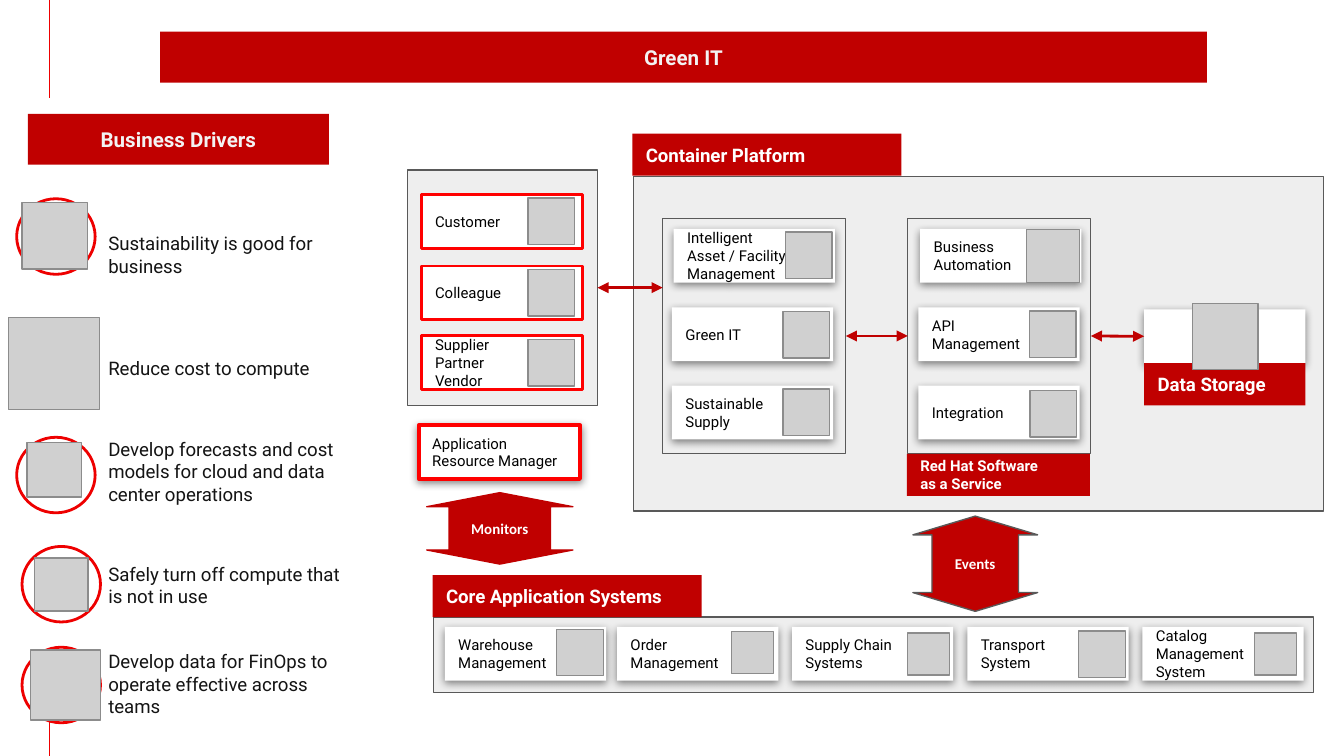
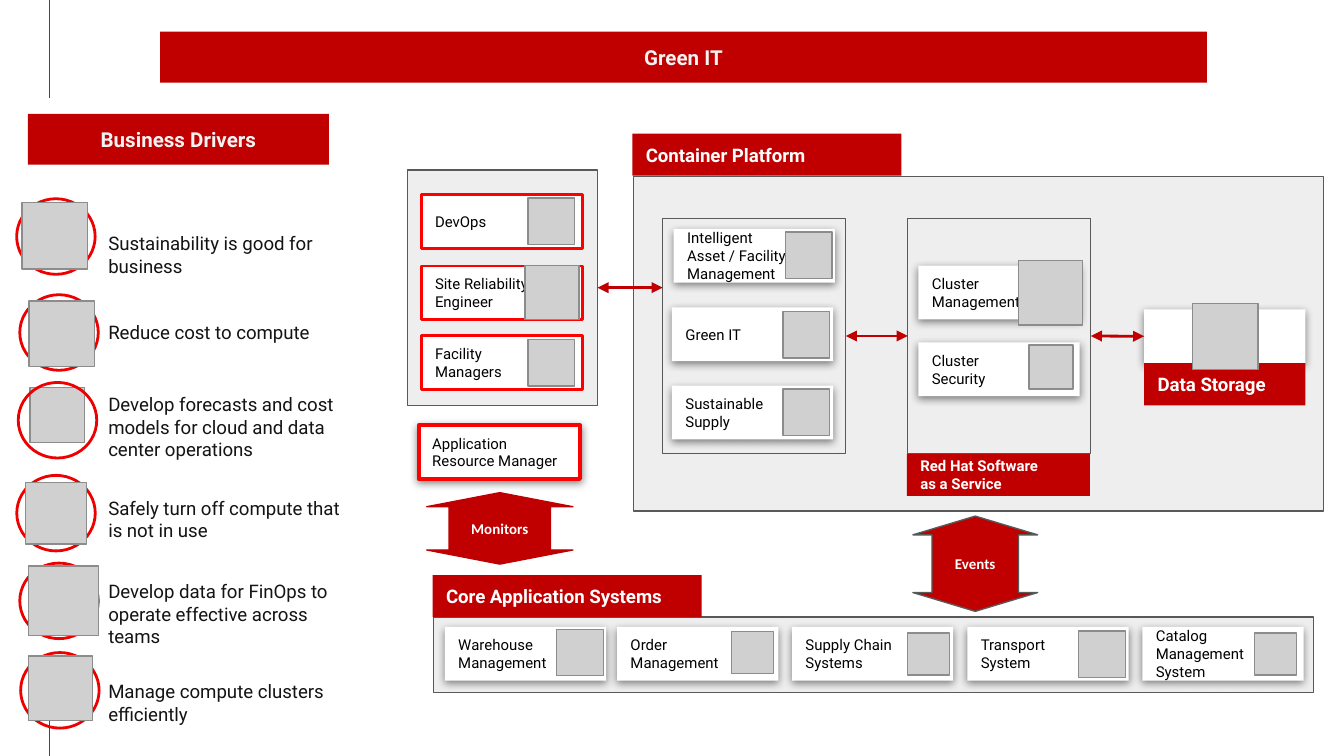
Before and after one commit to brucedkyle/architectures, a slide deck: slide 12 of docs/supplychain/downloads/SupplyChainOptimization.SolutionOverview.pptx. Drawn at 1344x756 pixels with LibreOffice and Linux fonts; fonts in the diff are those of the drawing; grey boxes stand for pictures; background and template pictures are left out. Boxes give left, top, right and bottom in pixels: in the first picture for what was removed or moved away, otherwise in the second. Text is boxed around its words. In the diff, an @@ line names an element or a change of style, - is before the commit and + after.

```diff
--- a/docs/supplychain/downloads/SupplyChainOptimization.SolutionOverview.pptx
+++ b/docs/supplychain/downloads/SupplyChainOptimization.SolutionOverview.pptx
@@ text in rectangle at [435, 216, 486, 230]: text changed @@
-Customer
+DevOps
@@ picture removed at [1027, 230, 1081, 284] @@
@@ picture: place and size @@
-picture at [528, 270, 575, 317]
+picture at [526, 266, 579, 320]
@@ rectangle "Cluster": place and size @@
-rectangle "Cluster" at [921, 228, 1082, 282]
+rectangle "Cluster" at [918, 266, 1079, 320]
@@ picture added at [1019, 261, 1083, 325] @@
@@ ellipse: place and size @@
-ellipse at [16, 437, 94, 512]
+ellipse at [20, 294, 98, 370]
@@ text "Reduce cost to compute": place and size @@
-text "Reduce cost to compute" at [108, 361, 309, 379]
+text "Reduce cost to compute" at [108, 325, 309, 343]
@@ text in rectangle at [435, 276, 528, 310]: text changed @@
-Colleague
+Site Reliability Engineer
@@ text in rectangle at [932, 277, 1020, 312]: text changed @@
-Business Automation
+Cluster
+Management
@@ picture removed at [8, 317, 99, 409] @@
@@ picture added at [30, 301, 95, 367] @@
@@ rectangle removed at [918, 308, 1079, 362] @@
-API
-Management
@@ picture removed at [1030, 312, 1077, 359] @@
@@ text in rectangle at [435, 347, 502, 380]: text changed @@
-Supplier
-Partner
-Vendor
+Facility
+Managers
@@ rectangle added at [918, 343, 1079, 396], fill #FFFFFF, 8 pt, text #000000 @@
+Cluster
+Security
@@ picture added at [1030, 345, 1074, 390] @@
@@ ellipse added at [19, 383, 97, 458], outline #EE0000 1.5 pt @@
@@ picture: place and size @@
-picture at [27, 442, 82, 497]
+picture at [30, 388, 85, 444]
@@ text "Develop forecasts and cost models ...": place and size @@
-text "Develop forecasts and cost models ..." at [108, 442, 333, 505]
+text "Develop forecasts and cost models ..." at [108, 397, 333, 460]
@@ rectangle removed at [918, 386, 1079, 439] @@
-Integration
@@ picture removed at [1030, 390, 1077, 437] @@
@@ ellipse: place and size @@
-ellipse at [22, 547, 99, 622]
+ellipse at [16, 476, 94, 551]
@@ text "Safely turn off compute that ...": place and size @@
-text "Safely turn off compute that ..." at [108, 567, 340, 603]
+text "Safely turn off compute that ..." at [108, 501, 340, 537]
@@ picture added at [26, 482, 87, 544] @@
@@ ellipse: place and size @@
-ellipse at [22, 648, 99, 723]
+ellipse at [20, 563, 98, 638]
@@ picture added at [28, 566, 98, 636] @@
@@ picture removed at [35, 558, 89, 612] @@
@@ text "Develop data for FinOps to ...": place and size @@
-text "Develop data for FinOps to ..." at [108, 654, 328, 713]
+text "Develop data for FinOps to ..." at [108, 584, 328, 643]
@@ ellipse added at [20, 653, 98, 728], outline #EE0000 1.5 pt @@
@@ picture: place and size @@
-picture at [31, 650, 101, 720]
+picture at [28, 656, 93, 720]
@@ text added at [108, 684, 324, 725], 10 pt, text #141414 @@
+Manage compute clusters efficiently
```
Also in this commit, not shown: 3 other slides changed, 13 other files.
